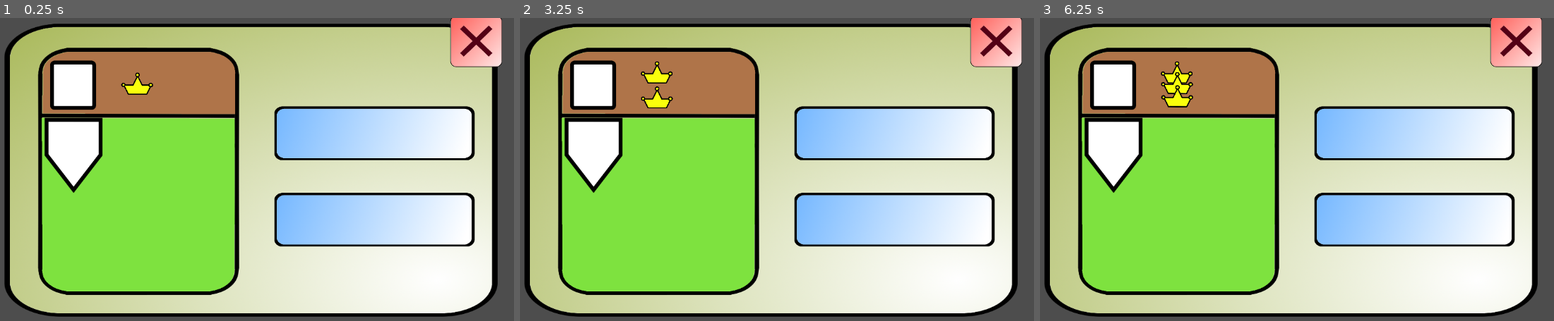
Above: before the commit, frames 1-3 (left to right).
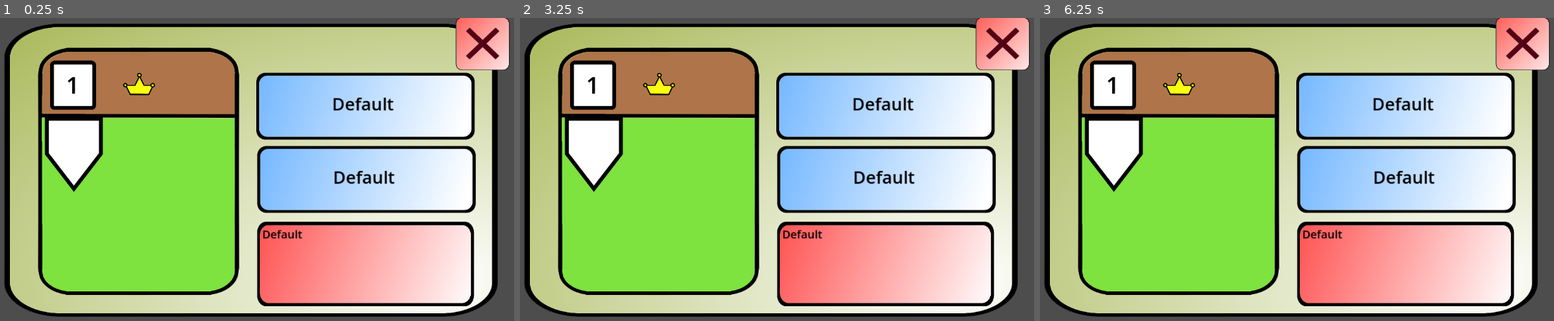
Above: after the commit, the same moments.

Repository: TonyNLM/Dueee
Game: Godot game, scene res://popup_window.tscn
The game is run twice, just before and just after one commit, with the same random seed, the same clock (stepped at 60 frames per second) and the same inputs. This scene is started directly instead of the project's main scene.
Inputs (mouse positions are in pixels of both pictures, inside the frame that each line leads up to):
- Up to frame 1 (0.25 s): no input
- Up to frame 2 (3.25 s): click (884, 108) at 0.52 s; click (884, 108) at 1.27 s; click (884, 108) at 2.02 s; tap Enter at 2.75 s
- Up to frame 3 (6.25 s): tap Space at 3.5, 5 s; tap Enter at 4.25, 5.75 s

The runs differ from the first frame. In frame 1, 27% of the frame differs, in the area x 8-100%, y 0-96%; in frame 2, 27%; in frame 3, 27%.

Commit message:
Test Commit

Diff:
--- /dev/null
+++ b/Godot test/ButtonText.tscn
@@ -0,0 +1,27 @@
+[gd_scene load_steps=3 format=3 uid="uid://0ux41700ls1o"]
+
+[ext_resource type="Texture2D" uid="uid://bcd12vugggpd" path="res://Fairy Pics/button.png" id="1_ub011"]
+[ext_resource type="Texture2D" uid="uid://c8km4jkujqmwf" path="res://Fairy Pics/buttonpressed.png" id="2_av7k3"]
+
+[node name="ButtonText" type="Node2D"]
+
+[node name="Button_Icon" type="TextureButton" parent="."]
+offset_left = 3.0
+offset_top = 2.0
+offset_right = 1203.0
+offset_bottom = 602.0
+scale = Vector2(0.5, 0.5)
+texture_normal = ExtResource("1_ub011")
+texture_pressed = ExtResource("2_av7k3")
+
+[node name="Button_Text" type="RichTextLabel" parent="."]
+offset_left = 222.0
+offset_top = 110.0
+offset_right = 446.0
+offset_bottom = 156.0
+scale = Vector2(1.43, 1.43)
+mouse_filter = 2
+theme_override_colors/default_color = Color(0, 0, 0, 1)
+theme_override_colors/font_selected_color = Color(0, 0, 0, 1)
+theme_override_font_sizes/normal_font_size = 31
+text = "Default"
--- a/Godot test/Crown_Image_Holder.gd
+++ b/Godot test/Crown_Image_Holder.gd
@@ -13,12 +13,22 @@
 	pass
 
 func setCrownImage(num):
-	crownstring = "crown" + str(crownCount)
+	if num>3:
+		num=3
+	if num<1:
+		num=1
+	crownCount = num
+	crownstring = "crown" + str(num)
 	$Crown.texture = crownIcons[crownstring]
+	print("Crown set"+str(crownCount))
+
+func getCrownNum():
+	return crownCount
+
 
 func _on_timer_timeout():
-	if crownCount==3:
-		crownCount=0
-	crownCount+=1
-	setCrownImage(crownCount)
+#	if crownCount==3:
+#		crownCount=0
+#	crownCount+=1
+#	setCrownImage(crownCount)
 	pass # Replace with function body.
--- a/Godot test/card_base.tscn
+++ b/Godot test/card_base.tscn
@@ -9,7 +9,7 @@
 [ext_resource type="Texture2D" uid="uid://bq035c7yp46bb" path="res://Fairy Pics/1crown.png" id="6_lqff8"]
 
 [node name="Card_Base" type="Node2D"]
-position = Vector2(55, 159)
+position = Vector2(-2, 120)
 scale = Vector2(0.5, 0.5)
 
 [node name="CardBase" type="Sprite2D" parent="."]
@@ -21,7 +21,7 @@
 texture = ExtResource("2_outm8")
 
 [node name="CardBaseUp" type="Sprite2D" parent="."]
-position = Vector2(421, 261)
+position = Vector2(420, 262)
 texture = ExtResource("3_l4bgm")
 
 [node name="CardScore" type="Sprite2D" parent="."]
@@ -29,7 +29,7 @@
 texture = ExtResource("4_0etek")
 
 [node name="CardSkill" type="Sprite2D" parent="."]
-position = Vector2(413, 266)
+position = Vector2(414, 262)
 texture = ExtResource("5_q2by4")
 
 [node name="Crown_Base" type="Node2D" parent="."]
@@ -40,7 +40,7 @@
 script = ExtResource("6_7wlgo")
 
 [node name="Crown" type="Sprite2D" parent="Crown_Base/Crown_Image_Holder"]
-position = Vector2(-1020, -846.667)
+position = Vector2(-996.667, -843.333)
 texture = ExtResource("6_lqff8")
 
 [node name="Timer" type="Timer" parent="Crown_Base"]
--- /dev/null
+++ b/Godot test/popup_window.gd
@@ -0,0 +1,45 @@
+extends Node2D
+
+var Card: Node
+var Card_Crown_Base: Node
+var Crown_Image_Holder
+
+# Called when the node enters the scene tree for the first time.
+func _ready():
+	var Purchase_Button = get_node("PurchaseButton/Button_Icon")
+	var Reserve_Button = get_node("ReserveButton/Button_Icon")
+	print(Purchase_Button)
+	var Close_Button = get_node("Close_Button")
+	Card = get_node("Card_Base") as Node
+	Card_Crown_Base = Card.get_node("Crown_Base")
+	Purchase_Button.pressed.connect(self.Purchase_Button_Handler)
+	Reserve_Button.pressed.connect(self.Reserve_Button_Handler)
+	Close_Button.pressed.connect(self.Close_Button_Handler)
+	print("Finished Startup")
+	pass # Replace with function body.
+
+func Purchase_Button_Handler():
+	var Crown_Image_Holder = Card.get_node("Crown_Base/Crown_Image_Holder") as Node2D
+	print(Crown_Image_Holder)
+	var currentCrownCount = Crown_Image_Holder.getCrownNum()
+	Crown_Image_Holder.setCrownImage(currentCrownCount-1)
+	print("CrownNumberIs:"+str(Crown_Image_Holder.getCrownNum()))
+
+	pass
+
+func Reserve_Button_Handler():
+	var Crown_Image_Holder = Card.get_node("Crown_Base/Crown_Image_Holder") as Node2D
+	print(Crown_Image_Holder)
+	var currentCrownCount = Crown_Image_Holder.getCrownNum()
+	Crown_Image_Holder.setCrownImage(currentCrownCount+1)
+	print("CrownNumberIs:"+str(Crown_Image_Holder.getCrownNum()))
+
+	pass
+
+func Close_Button_Handler():
+	get_tree().quit()
+
+
+# Called every frame. 'delta' is the elapsed time since the previous frame.
+func _process(delta):
+	pass
--- a/Godot test/popup_window.tscn
+++ b/Godot test/popup_window.tscn
@@ -1,33 +1,88 @@
-[gd_scene load_steps=5 format=3 uid="uid://bmutapjdu2e6u"]
+[gd_scene load_steps=7 format=3 uid="uid://bmutapjdu2e6u"]
 
+[ext_resource type="Script" path="res://popup_window.gd" id="1_7uqpc"]
 [ext_resource type="Texture2D" uid="uid://bn15ytn7353ei" path="res://Fairy Pics/popup.png" id="1_e2f3j"]
 [ext_resource type="Texture2D" uid="uid://bmibe8q40nnos" path="res://Fairy Pics/close.png" id="2_5htou"]
-[ext_resource type="Texture2D" uid="uid://bcd12vugggpd" path="res://Fairy Pics/button.png" id="3_cxw73"]
 [ext_resource type="PackedScene" uid="uid://drtpxaydwef5n" path="res://card_base.tscn" id="4_m362d"]
+[ext_resource type="PackedScene" uid="uid://0ux41700ls1o" path="res://ButtonText.tscn" id="5_suu6o"]
+[ext_resource type="Texture2D" uid="uid://dc13766imjok1" path="res://Fairy Pics/info.png" id="6_hwypf"]
 
 [node name="Node2D" type="Node2D"]
 scale = Vector2(0.8, 0.8)
+script = ExtResource("1_7uqpc")
 
 [node name="Popup" type="Sprite2D" parent="."]
 position = Vector2(743.125, 391.25)
 scale = Vector2(1.09271, 0.658333)
 texture = ExtResource("1_e2f3j")
 
-[node name="Close" type="Sprite2D" parent="."]
-position = Vector2(1320, 60)
-scale = Vector2(0.458334, 0.4625)
-texture = ExtResource("2_5htou")
-
-[node name="Button" type="Sprite2D" parent="."]
-position = Vector2(1056.25, 298.75)
-scale = Vector2(0.458854, 0.403125)
-texture = ExtResource("3_cxw73")
-
-[node name="Button2" type="Sprite2D" parent="."]
-position = Vector2(1056.25, 520)
-scale = Vector2(0.458854, 0.403125)
-texture = ExtResource("3_cxw73")
-
 [node name="Card_Base" parent="." instance=ExtResource("4_m362d")]
 position = Vector2(165, 210)
 scale = Vector2(0.7, 0.7)
+
+[node name="Close_Button" type="TextureButton" parent="."]
+offset_left = 1265.0
+offset_top = -4.99998
+offset_right = 1565.0
+offset_bottom = 295.0
+scale = Vector2(0.475, 0.475)
+texture_normal = ExtResource("2_5htou")
+
+[node name="PurchaseButton" parent="." instance=ExtResource("5_suu6o")]
+
+[node name="Button_Icon" parent="PurchaseButton" index="0"]
+offset_left = 732.5
+offset_top = 80.0
+offset_right = 1932.5
+offset_bottom = 680.0
+
+[node name="Button_Text" parent="PurchaseButton" index="1"]
+offset_left = 951.5
+offset_top = 188.0
+offset_right = 1175.5
+offset_bottom = 234.0
+
+[node name="ReserveButton" parent="." instance=ExtResource("5_suu6o")]
+position = Vector2(2.5, 212.5)
+
+[node name="Button_Icon" parent="ReserveButton" index="0"]
+offset_left = 732.5
+offset_top = 54.9999
+offset_right = 1932.5
+offset_bottom = 655.0
+
+[node name="Button_Text" parent="ReserveButton" index="1"]
+offset_left = 951.5
+offset_top = 163.0
+offset_right = 1175.5
+offset_bottom = 209.0
+
+[node name="Infobox" type="Sprite2D" parent="."]
+position = Vector2(1033.13, 635.156)
+scale = Vector2(0.496875, 0.633854)
+texture = ExtResource("6_hwypf")
+
+[node name="InfoText" type="RichTextLabel" parent="."]
+offset_left = 774.0
+offset_top = 533.0
+offset_right = 1145.0
+offset_bottom = 670.0
+scale = Vector2(1.43, 1.43)
+mouse_filter = 2
+theme_override_colors/default_color = Color(0, 0, 0, 1)
+theme_override_colors/font_selected_color = Color(0, 0, 0, 1)
+theme_override_font_sizes/normal_font_size = 20
+text = "Default"
+
+[node name="Card_Points" type="RichTextLabel" parent="."]
+offset_left = 272.5
+offset_top = 128.75
+offset_right = 334.5
+offset_bottom = 212.75
+theme_override_colors/default_color = Color(0, 0, 0, 1)
+theme_override_font_sizes/normal_font_size = 60
+text = "1
+"
+
+[editable path="PurchaseButton"]
+[editable path="ReserveButton"]
Binary file added: Godot test/Fairy Pics/Decree.png
Not shown, added: Godot test/Fairy Pics/Decree.png.import
Binary file added: Godot test/Fairy Pics/buttonpressed.png
Not shown, added: Godot test/Fairy Pics/buttonpressed.png.import
Binary file added: Godot test/Fairy Pics/info.png
Not shown, added: Godot test/Fairy Pics/info.png.import
Not shown, added: Godot test/Fairy Pics/card_skill_.Extra_Turn2.pdn
Not shown, added: Godot test/Fairy Pics/card_skill_.Extra_Turnpdn.pdn
Not shown, added: Godot test/Fairy Pics/card_skill_Bonus.pdn
Not shown, added: Godot test/Fairy Pics/card_skill_Priv.pdn
Not shown, added: Godot test/Fairy Pics/card_skill_Priv2.pdn
Not shown, added: Godot test/Fairy Pics/card_skill_Steal.pdn
(and 2 more such lines)
